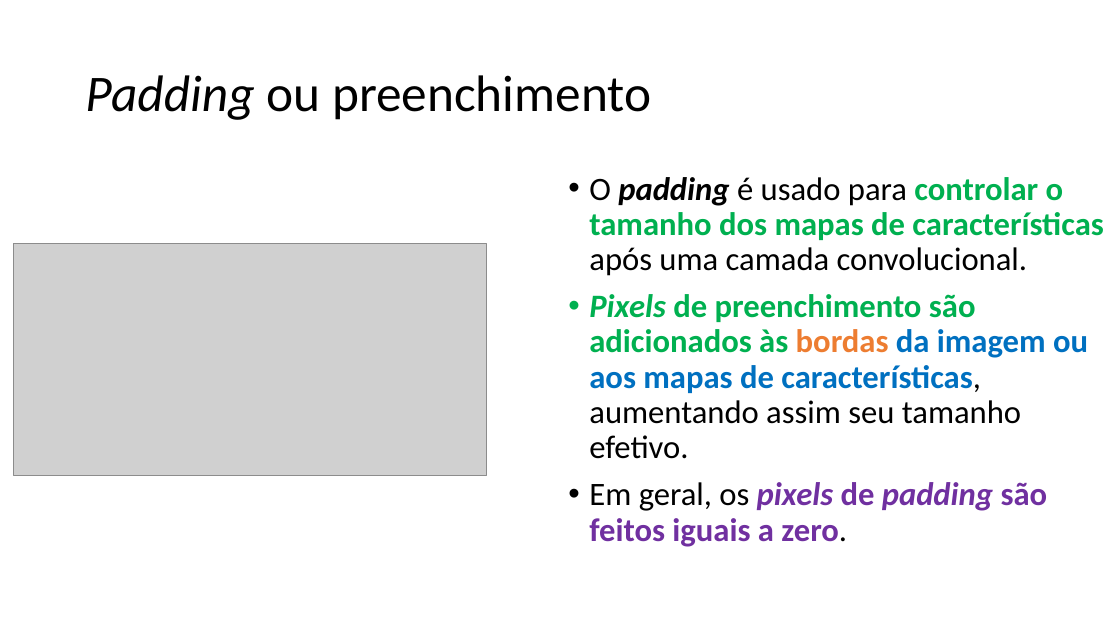
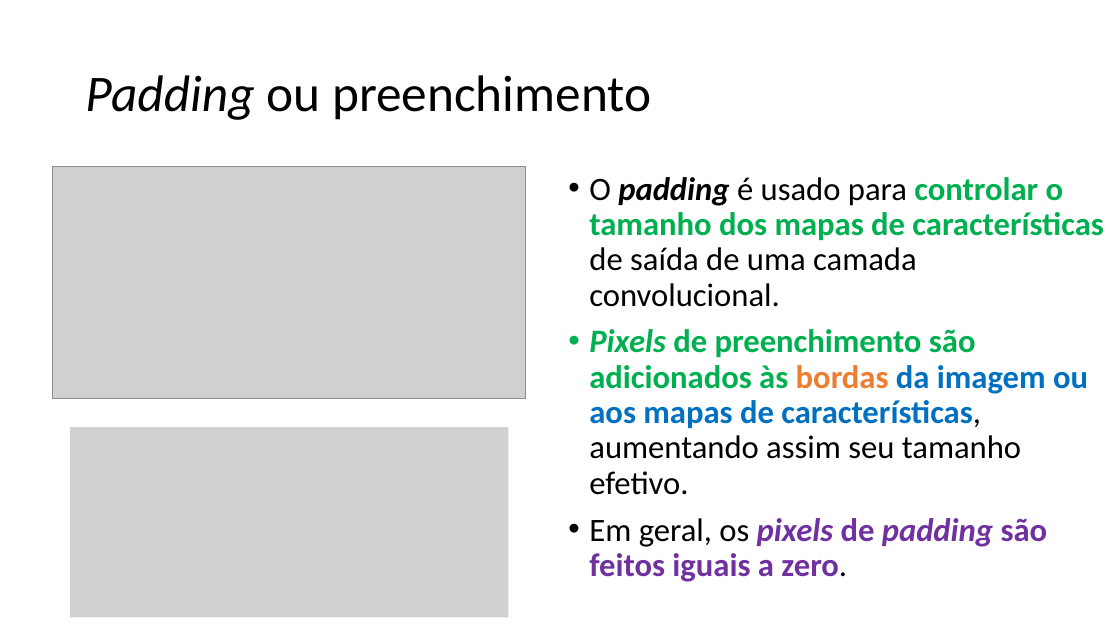
Before and after one commit to zz4fap/c24_inteligencia_artificial, a slide deck: slide 58 of slides/C24_CNN.pptx. Drawn at 1120x630 pixels with LibreOffice and Linux fonts; fonts in the diff are those of the drawing; grey boxes stand for pictures. Boxes give left, top, right and bottom in pixels: in the first picture for what was removed or moved away, otherwise in the second. Text is boxed around its words. In the diff, an @@ line names an element or a change of style, - is before the commit and + after.

```diff
--- a/slides/C24_CNN.pptx
+++ b/slides/C24_CNN.pptx
@@ picture: place and size @@
-picture at <box>13,244,486,476</box>
+picture at <box>53,166,526,398</box>
@@ text at <box>589,177,1103,307</box>: text changed @@
-• O padding é usado para controlar o tamanho dos mapas de características após uma camada convolucional.
+• O padding é usado para controlar o tamanho dos mapas de características de saída de uma camada convolucional.
@@ picture added at <box>70,428,508,618</box> @@
```
Also in this commit, not shown: 15 other slides changed.
